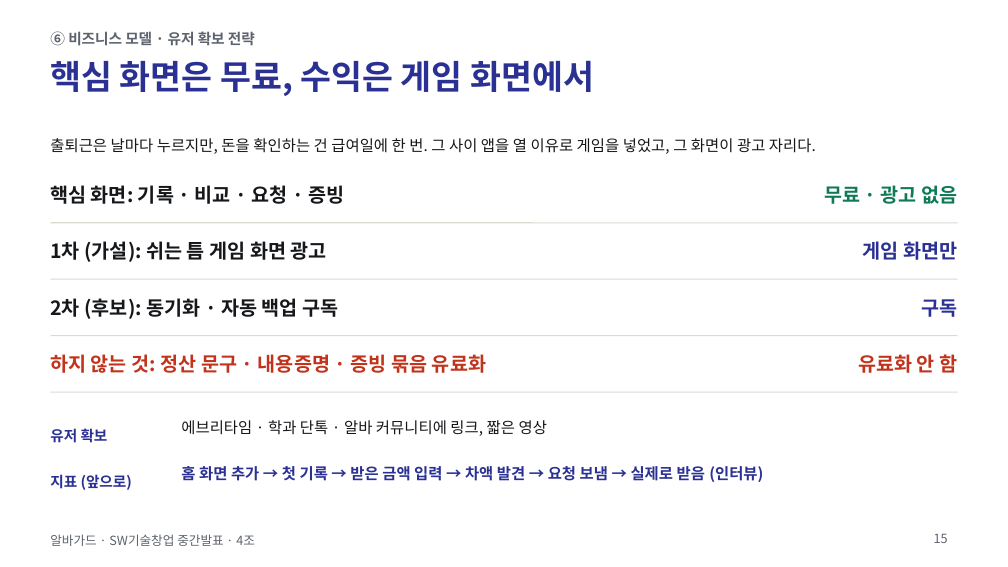
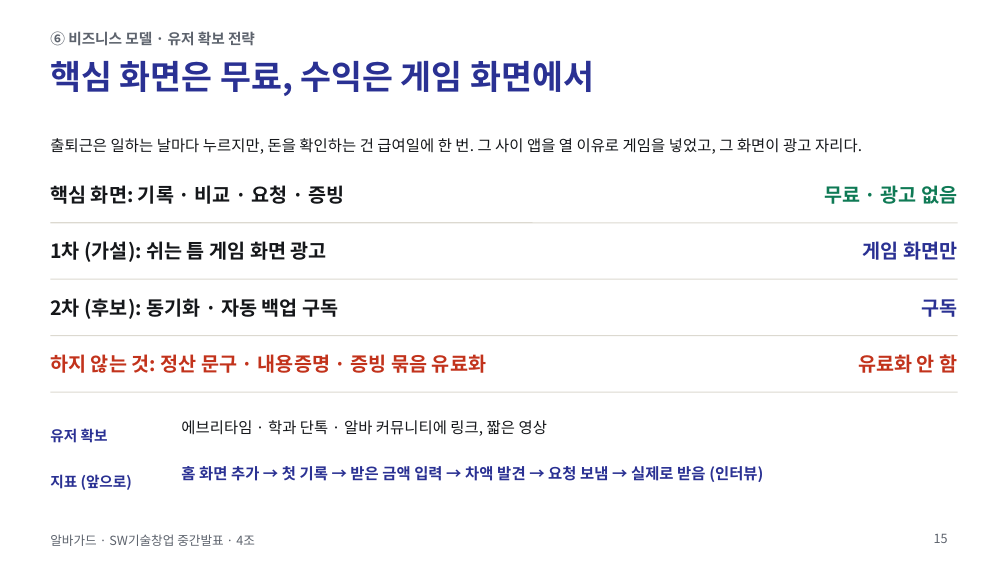
Before and after one commit to jihooni217/albaguard, a slide deck: slide 15 of docs/06_중간발표_PPT.pptx. Drawn at 1008x567 pixels with LibreOffice and Linux fonts; fonts in the diff are those of the drawing. Boxes give left, top, right and bottom in pixels: in the first picture for what was removed or moved away, otherwise in the second. Text is boxed around its words. In the diff, an @@ line names an element or a change of style, - is before the commit and + after.

```diff
--- a/docs/06_중간발표_PPT.pptx
+++ b/docs/06_중간발표_PPT.pptx
@@ text at (x1=50, y1=138, x2=862, y2=154): text changed @@
-출퇴근은 날마다 누르지만, 돈을 확인하는 건 급여일에 한 번. 그 사이 앱을 열 이유로 게임을 넣었고, 그 화면이 광고 자리다.
+출퇴근은 일하는 날마다 누르지만, 돈을 확인하는 건 급여일에 한 번. 그 사이 앱을 열 이유로 게임을 넣었고, 그 화면이 광고 자리다.
```
Also in this commit, not shown: 8 other slides changed, 1 other file.
